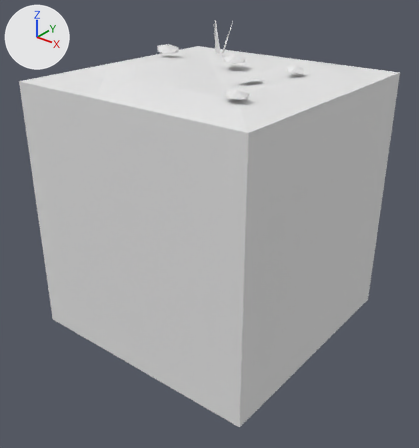
An edit to the FBX model Assets/Tiles/Blend/Blend Sand Snow 3.fbx, drawn before and after from the same camera.
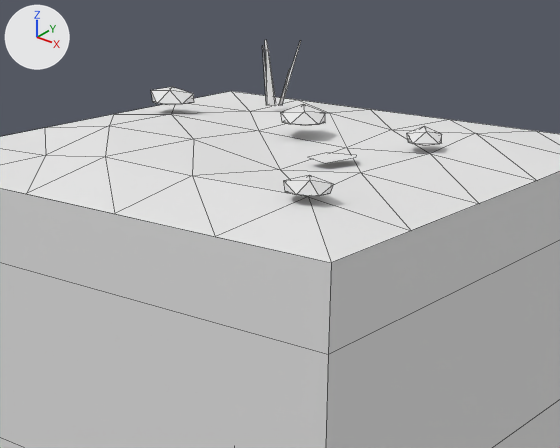
Each version appears first whole from a camera (50 mm lens) standing at (2.67, -3.42, 1.94) and looking at (0.05, -0.13, -0.09), and next in a close-up on the part from 19% to 87% of the width and 0% to 51% of the height. Arrows for +X, +Y and +Z are at upper left; the lights stay in place. The older version's two pictures come first. The close-ups show mesh edges as thin lines. Where no turn or scale is listed for an object, it has been applied to the vertices. Vertices at exactly the same position are counted once.

Objects in the first close-up: 'Blend Sand Snow 3'.
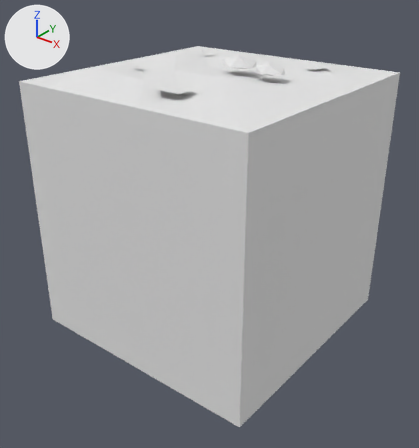
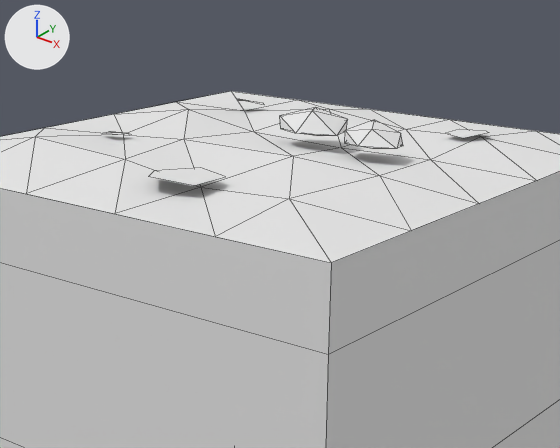
Edits to the scene script, one JSON object a line:
```json
{"block": "me_blend_sand_snow_3", "where": "# used by ob_blend_sand_snow_3; location = (0.0, 0.0, 0.0)"}
{"op": "remove", "block": "me_blend_sand_snow_3", "code": "me_blend_sand_snow_3.from_pydata(...)  # 121 vertices, 149 faces; spans x -1.0..1.0, y -1.0..1.0, z -1.0..1.35"}
{"op": "add", "block": "me_blend_sand_snow_3", "code": "me_blend_sand_snow_3.from_pydata(...)  # 94 vertices, 113 faces; spans x -1.0..1.0, y -1.0..1.0, z -1.0..1.21"}
{"block": "me_blend_sand_snow_3", "change": "me_blend_sand_snow_3 part 1: the loose piece of 5 vertices spanning x 0.3..0.47, y -0.19..-0.02, z 1.09..1.11 is moved by (0.15, 0.67, 0.0)"}
{"block": "me_blend_sand_snow_3", "change": "me_blend_sand_snow_3 part 2: the loose piece of 5 vertices spanning x 0.3..0.47, y -0.19..-0.02, z 1.09..1.11 is copied, and the copy is turned -105.4 degrees about the z axis through its middle and scaled by 1.45, then moved by (-0.23, -0.54, 0.0); it spans x 0.03..0.27, y -0.77..-0.51, z 1.09..1.11"}
{"block": "me_blend_sand_snow_3", "change": "me_blend_sand_snow_3 part 3: 9 loose pieces with 68 vertices, spanning x -0.83..0.72, y -0.69..0.73, z 1.09..1.35, are deleted"}
{"block": "me_blend_sand_snow_3", "change": "me_blend_sand_snow_3 part 4"}
{"block": "me_blend_sand_snow_3", "change": "16 vertices move from x -0.64..0.63, y -0.63..0.62, z 1.05..1.11 to x -0.65..0.61, y -0.6..0.65, z 1.05..1.11"}
{"block": "me_blend_sand_snow_3", "change": "36 vertices are added at x -0.63..0.56, y -0.32..0.65, z 1.09..1.21"}
{"block": "me_blend_sand_snow_3", "change": "48 new faces join them"}
```

Boxes [x1, y1, x2, y2] around the edits, measured in the close-ups (560 x 448 px; the box of a moved part takes in the faces that stretch with it):
```json
{"object": "Blend Sand Snow 3", "change": "reshaped", "before": [0, 40, 560, 448], "after": [0, 91, 560, 448]}
{"part": 1, "of": "me_blend_sand_snow_3", "change": "moved or reshaped", "before": [308, 153, 356, 163], "after": [445, 130, 489, 138]}
{"part": 2, "of": "me_blend_sand_snow_3", "change": "added", "after": [148, 168, 225, 186]}
{"part": 3, "of": "me_blend_sand_snow_3", "change": "deleted", "before": [151, 40, 442, 197]}
{"part": 4, "of": "me_blend_sand_snow_3", "change": "built on", "before": [0, 128, 560, 194], "after": [0, 99, 560, 194]}
```
